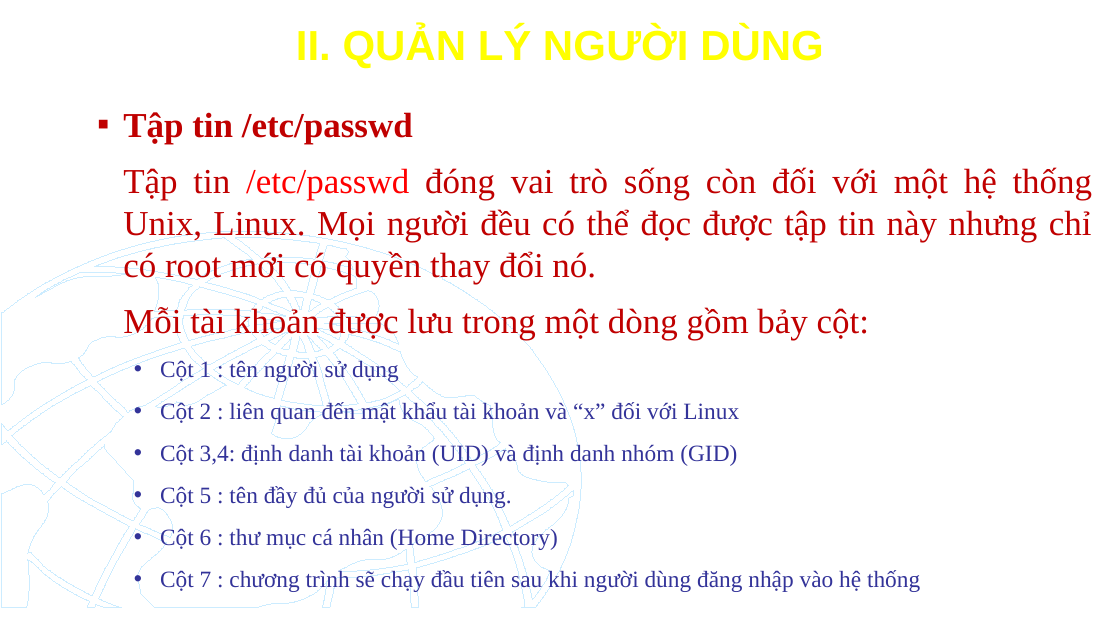
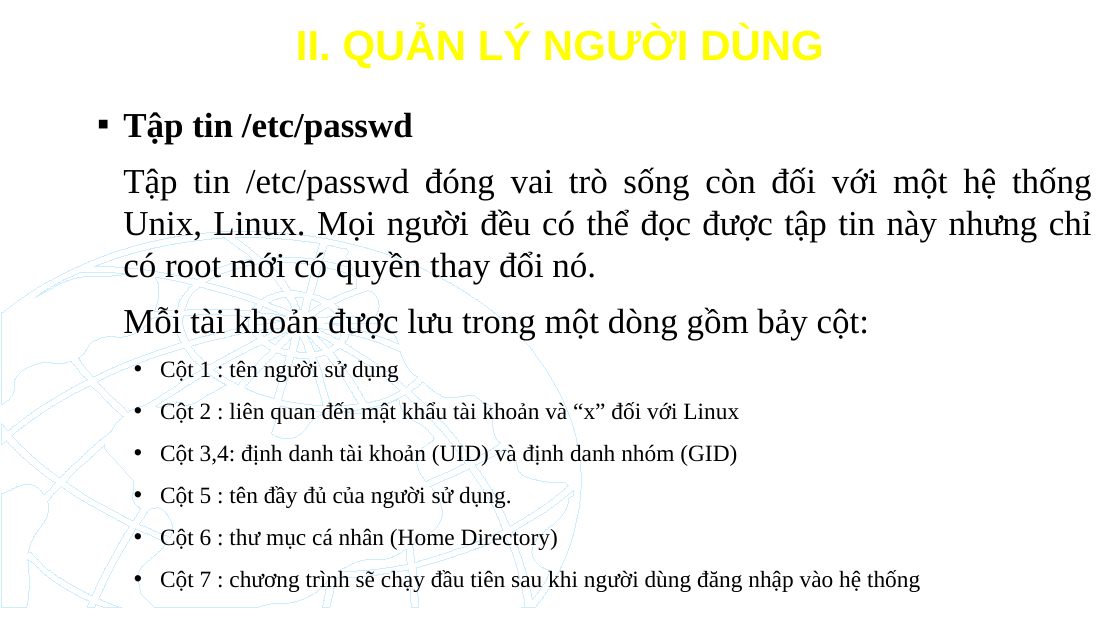
Before and after one commit to TikTzuki/SGU-Project, a slide deck: slide 8 of Open Source OS/CHƯƠNG 3.pptx. Drawn at 1120x630 pixels with LibreOffice and Linux fonts; fonts in the diff are those of the drawing; background and template pictures are left out. Boxes give left, top, right and bottom in pixels: in the first picture for what was removed or moved away, otherwise in the second. Text is boxed around its words. In the diff, an @@ line names an element or a change of style, - is before the commit and + after.

```diff
--- a/Open Source OS/CHƯƠNG 3.pptx
+++ b/Open Source OS/CHƯƠNG 3.pptx
@@ text "Tập tin /etc/passwd" at box(123, 112, 1092, 593): text colour #C00000 to #000000 in "Tập tin /etc/passwd", "Tập tin đóng vai trò sống còn ...", "Mỗi tài khoản được lưu trong một ..."; text colour #FF0000 to #000000 in "/etc/passwd"; text colour #333399 to #000000 in "Cột 1 : tên người sử dụng", "Cột 2 : liên quan đến mật ...", "Cột 3,4: định danh tài khoản (UID) ...", "Cột 5 : tên đầy đủ của ..." and 2 more places @@
```
Also in this commit, not shown: 37 other slides changed, 11 other files.
